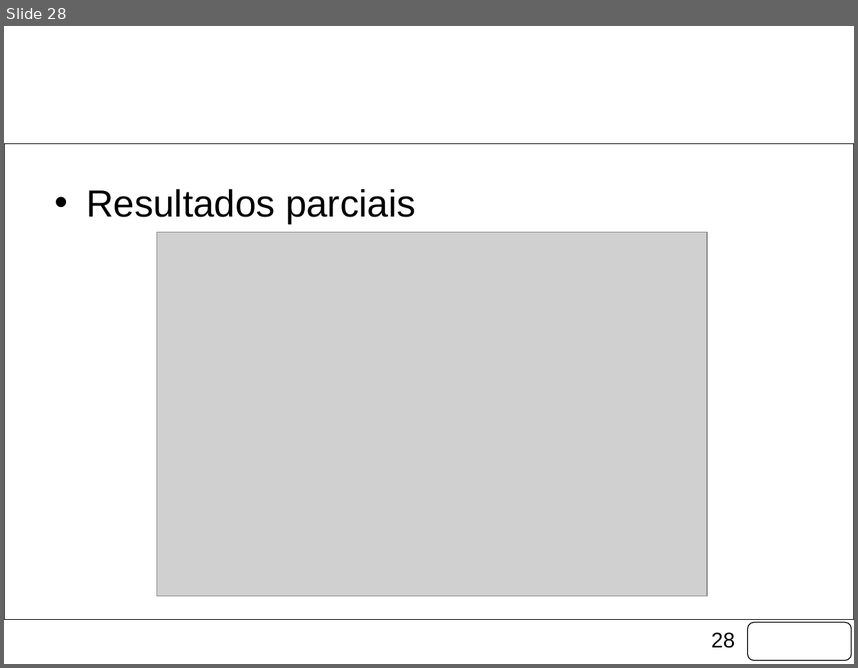
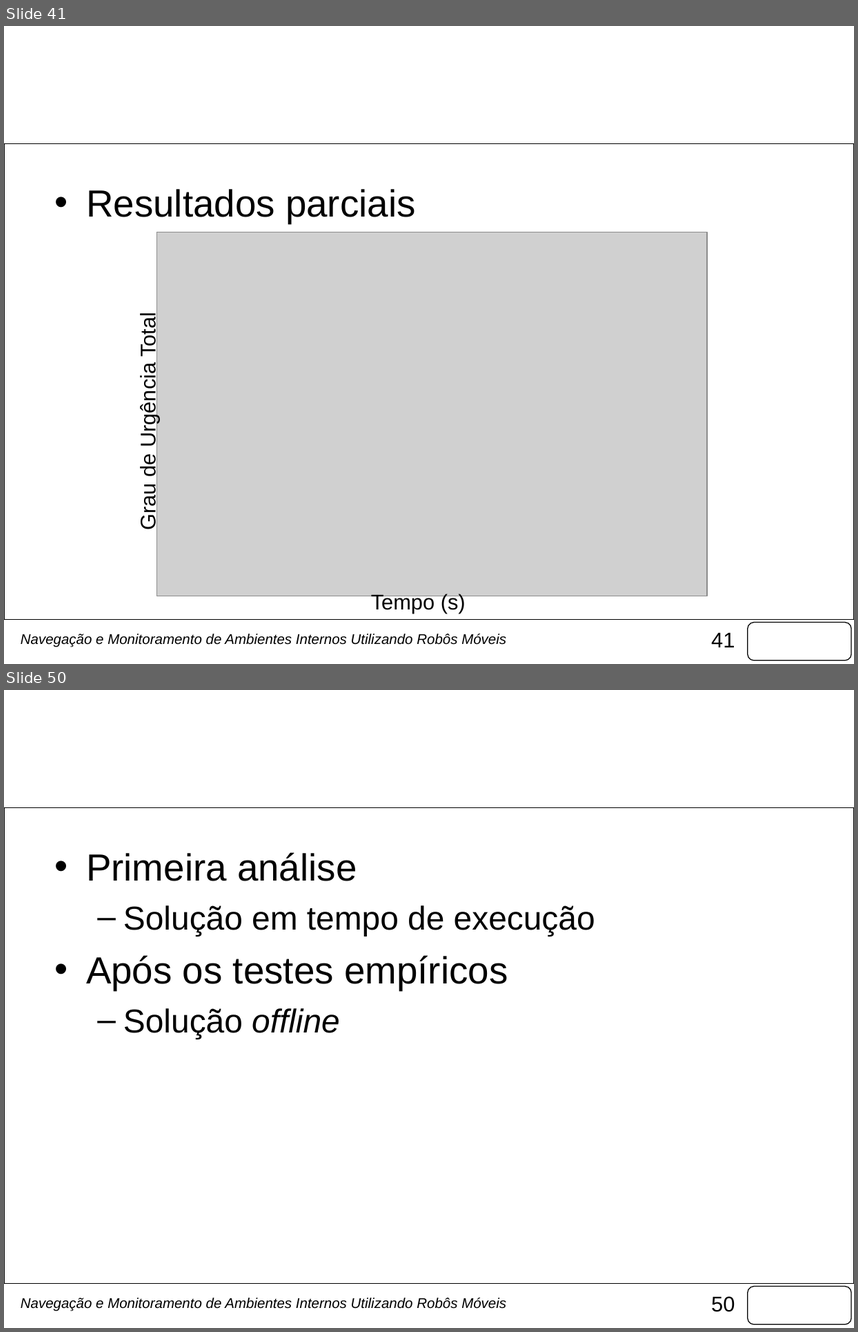
Before and after one commit to fongoses/robo2, a slide deck: documentos/Apresentação Março.pptx. Shown one above the other, each under a label of ours: slide 28 before the commit, slides 41 and 50 after it; the slides between them are not shown. The pictures are 858x668 and 858x1332 pixels, drawn with LibreOffice and Linux fonts; fonts in the diff are those of the drawing; grey boxes stand for pictures; background and template pictures are left out. Boxes give left, top, right and bottom in pixels: in the first picture for what was removed or moved away, otherwise in the second. Text is boxed around its words. In the diff, an @@ line names an element or a change of style, - is before the commit and + after.

```diff
--- a/documentos/Apresentação Março.pptx
+++ b/documentos/Apresentação Março.pptx
@@ slide 50 added at (4,690,854,1328), background picture (left out); not listed: 3 template elements that a slide beside it also shows @@
@@ title added at (47,716,811,821), 44 pt, text #FFFFFF @@
+Considerações Finais
@@ text added at (86,852,595,1038), 28 pt, text #000000 @@
+• Primeira análise
+  – Solução em tempo de execução
+• Após os testes empíricos
+  – Solução offline
@@ text added at (21,1297,506,1311), 12 pt, text #000000, italic @@
+Navegação e Monitoramento de Ambientes Internos Utilizando Robôs Móveis
@@ what was slide 28 is now slide 41 @@
@@ slide 41 changed as well @@
@@ text added at (136,316,160,528), 18 pt, text #000000 @@
+Grau de Urgência Total
@@ text added at (371,592,466,612), 18 pt, text #000000 @@
+Tempo (s)
@@ text added at (21,633,506,647), 12 pt, text #000000, italic @@
+Navegação e Monitoramento de Ambientes Internos Utilizando Robôs Móveis
@@ page number at (711,632,735,647): text changed @@
-28
+41
```
Also in this commit, not shown: 22 other slides changed, 25 other slides added, 5 slides removed, 6 other files.
